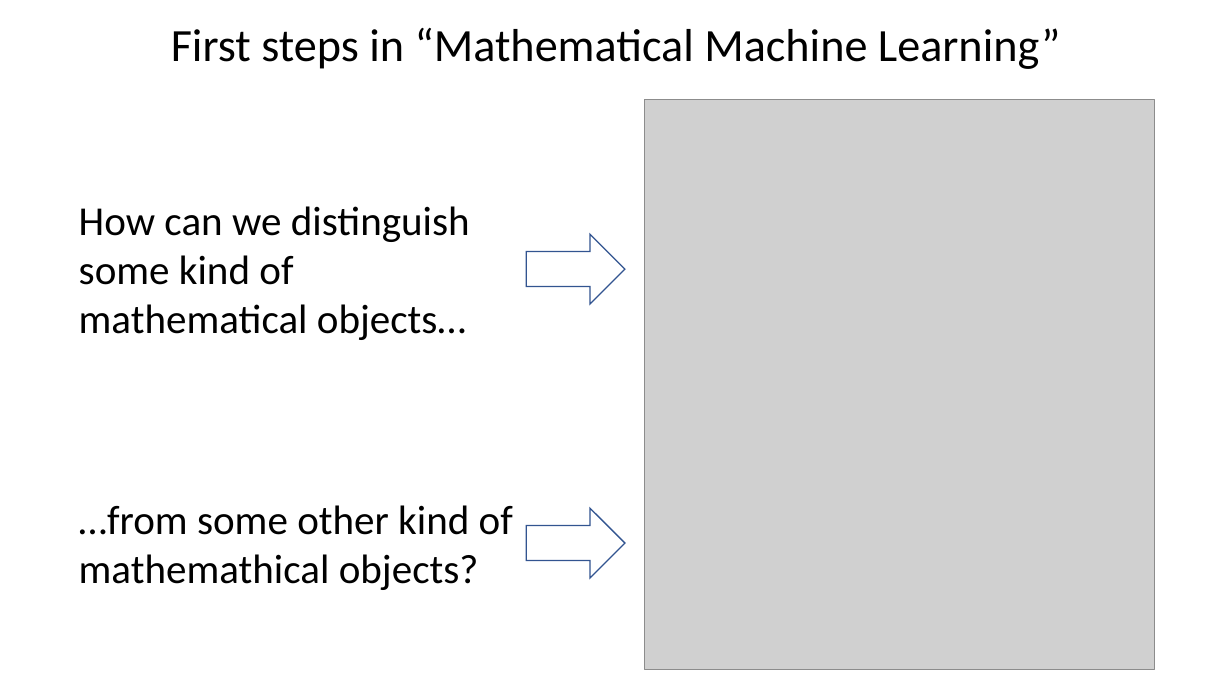
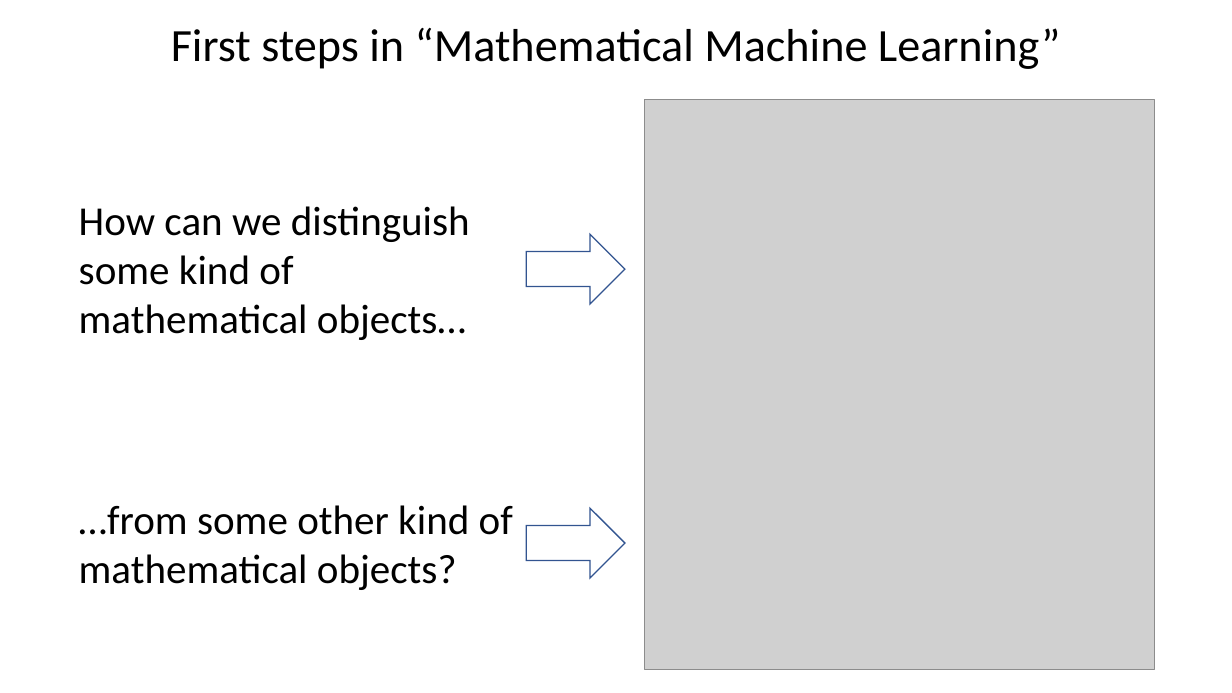
Before and after one commit to Saul-Youssef/coda, a slide deck: slide 26 of doc/talk/coda.pptx (slide 27 before the commit). Drawn at 1232x693 pixels with LibreOffice and Linux fonts; fonts in the diff are those of the drawing; grey boxes stand for pictures. Boxes give left, top, right and bottom in pixels: in the first picture for what was removed or moved away, otherwise in the second. Text is boxed around its words. In the diff, an @@ line names an element or a change of style, - is before the commit and + after.

```diff
--- a/doc/talk/coda.pptx
+++ b/doc/talk/coda.pptx
@@ text at bbox=[79, 505, 513, 590]: text changed @@
-…from some other kind of mathemathical objects?
+…from some other kind of mathematical objects?
```
Also in this commit, not shown: 2 other slides changed, 3 slides added, 1 slide removed, 9 other files.
